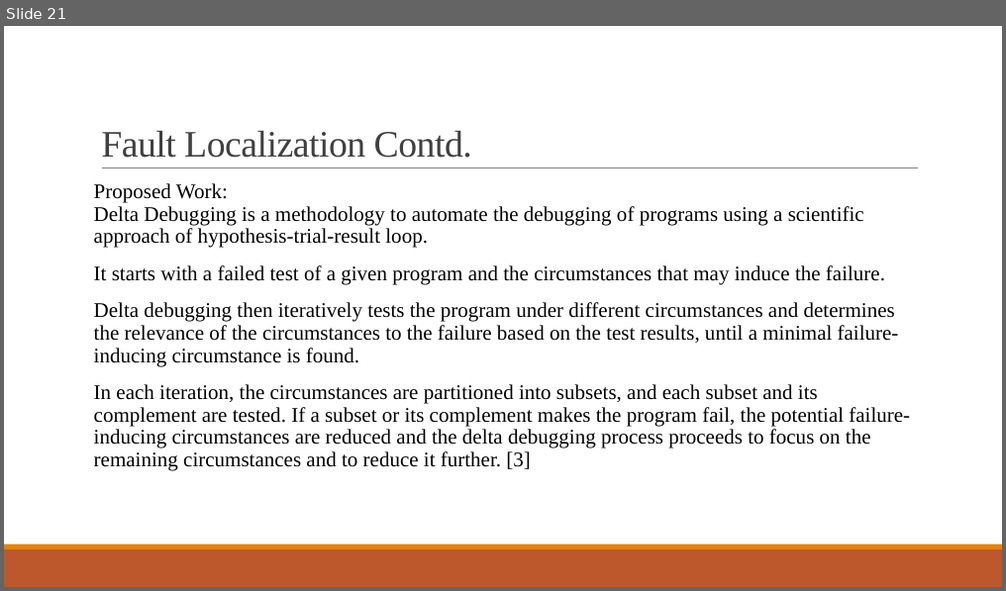
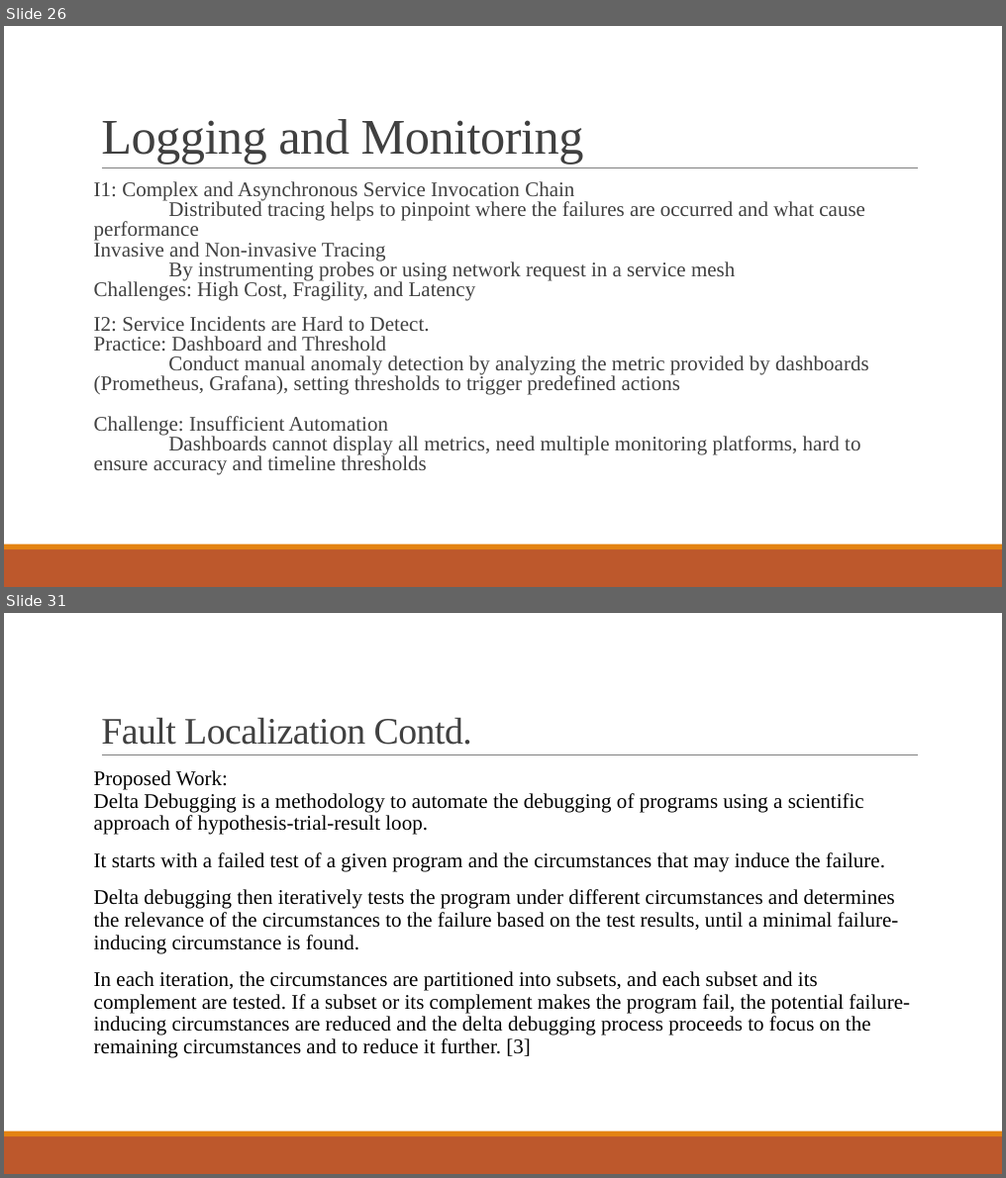
Before and after one commit to Ravishka123/Lectures_And_Talks, a slide deck: An Introduction to Microservices/An Introduction to Microservices.pptx. Shown one above the other, each under a label of ours: slide 21 before the commit, slides 26 and 31 after it; the slides between them are not shown. The pictures are 1006x591 and 1006x1178 pixels, drawn with LibreOffice and Linux fonts; fonts in the diff are those of the drawing. Boxes give left, top, right and bottom in pixels: in the first picture for what was removed or moved away, otherwise in the second. Text is boxed around its words. In the diff, an @@ line names an element or a change of style, - is before the commit and + after.

```diff
--- a/An Introduction to Microservices/An Introduction to Microservices.pptx
+++ b/An Introduction to Microservices/An Introduction to Microservices.pptx
@@ slide 26 added at [4,26,1002,587], background #FFFFFF; not listed: 3 template elements that a slide beside it also shows @@
@@ title added at [101,119,584,165], 48 pt, text #404040 @@
+Logging and Monitoring
@@ text added at [94,181,869,475], 20 pt, text #404040 @@
+I1: Complex and Asynchronous Service Invocation Chain
+Distributed tracing helps to pinpoint where the failures are occurred and what cause performance
+Invasive and Non-invasive Tracing
+By instrumenting probes or using network request in a service mesh
+Challenges: High Cost, Fragility, and Latency
+I2: Service Incidents are Hard to Detect.
+Practice: Dashboard and Threshold
+Conduct manual anomaly detection by analyzing the metric provided by dashboards (Prometheus, Grafana), setting thresholds to trigger predefined actions
+Challenge: Insufficient Automation
+Dashboards cannot display all metrics, need multiple monitoring platforms, hard to ensure accuracy and timeline thresholds
@@ what was slide 21 is now slide 31 @@
```
Also in this commit, not shown: 12 slides changed, 11 other slides added, 1 slide removed, 1 other file.
